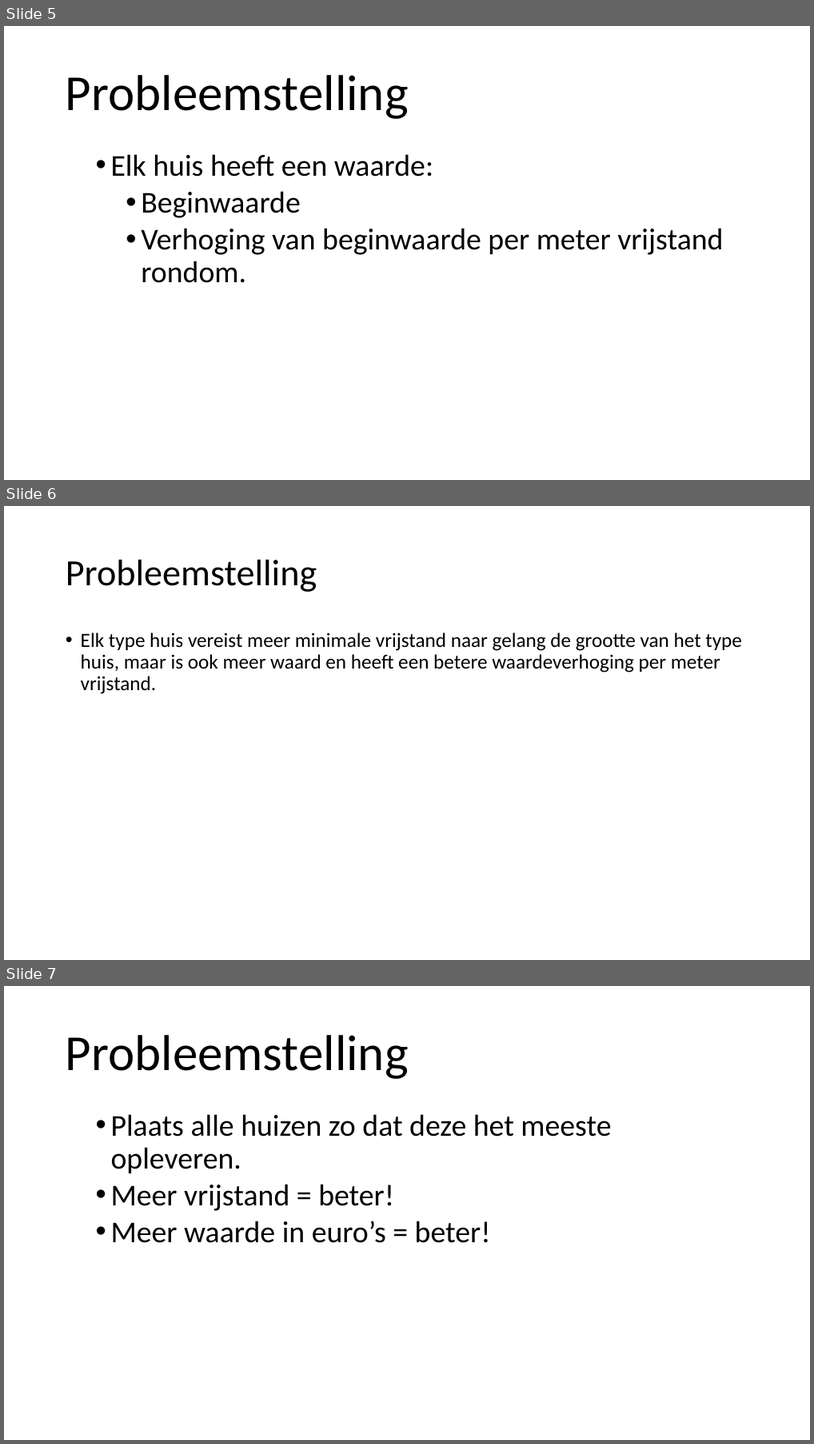
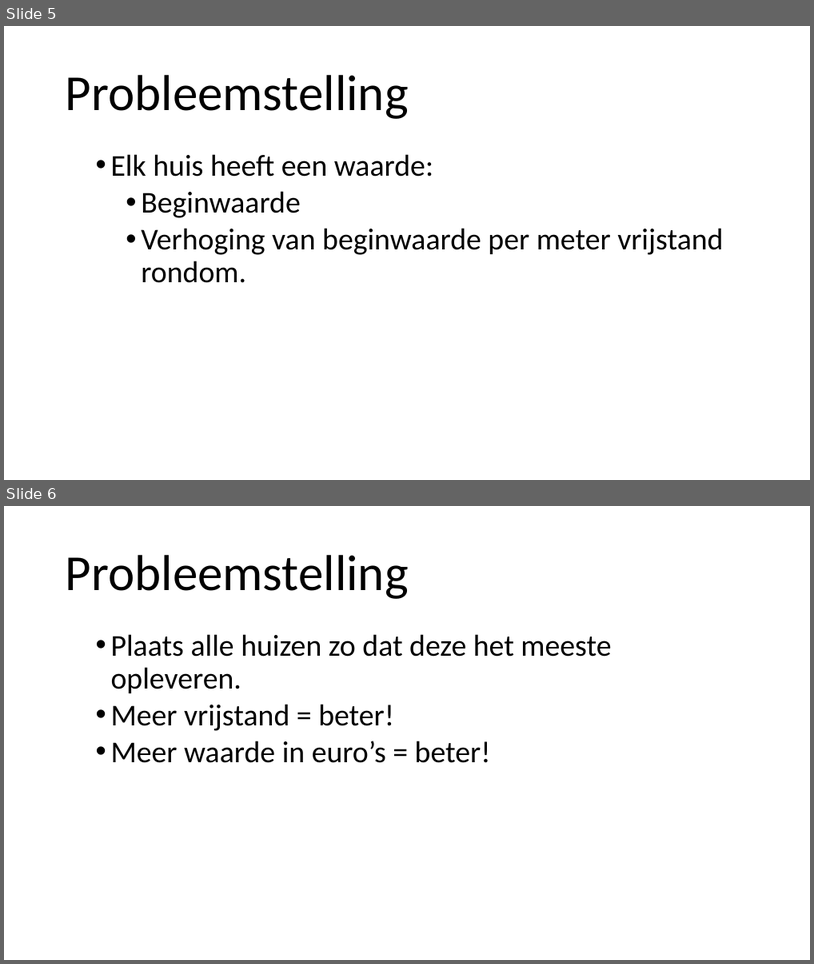
Before and after one commit to JoeySchouten/Heuristieken, a slide deck: documentatie/Amstelhaege.pptx. Shown one above the other, each under a label of ours: slides 5, 6 and 7 before the commit, slides 5 and 6 after it. The pictures are 814x1444 and 814x964 pixels, drawn with LibreOffice and Linux fonts; fonts in the diff are those of the drawing; background and template pictures are left out. Boxes give left, top, right and bottom in pixels: in the first picture for what was removed or moved away, otherwise in the second. Text is boxed around its words. In the diff, an @@ line names an element or a change of style, - is before the commit and + after.

```diff
--- a/documentatie/Amstelhaege.pptx
+++ b/documentatie/Amstelhaege.pptx
@@ slide 6 removed at (4, 506, 810, 960), background picture (left out) @@
@@ title removed at (66, 560, 317, 592) @@
-Probleemstelling
@@ text removed at (81, 632, 742, 694) @@
-  • Elk type huis vereist meer minimale vrijstand naar gelang de grootte van het type huis, maar is ook meer waard en heeft een betere waardeverhoging per meter vrijstand.
@@ what was slide 7 is now slide 6 @@
```
Also in this commit, not shown: 4 slides changed, 5 slides added.
